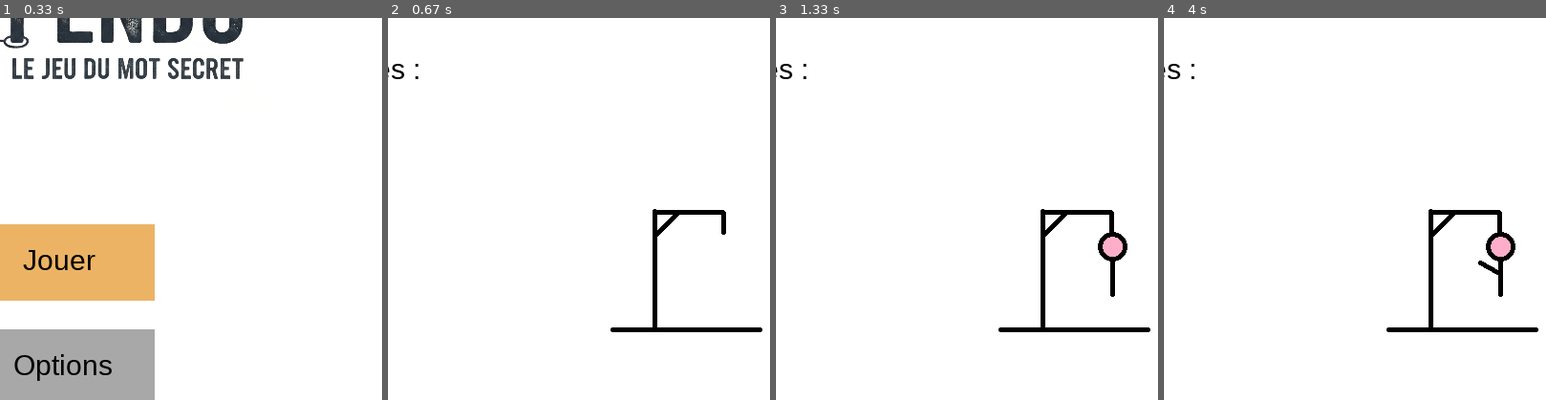
Above: before the commit, frames 1-4 (left to right).
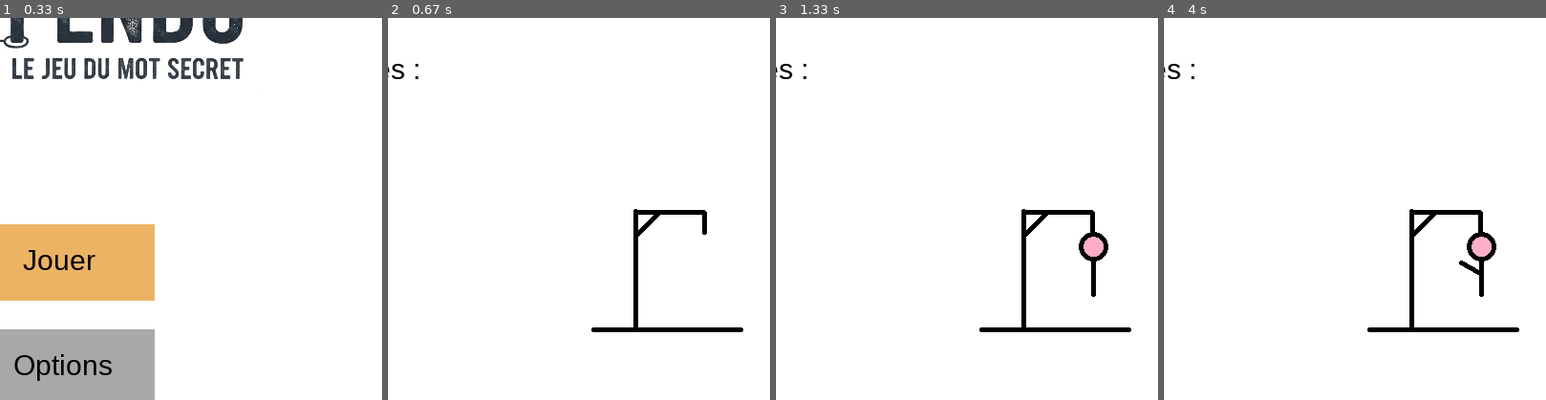
Above: after the commit, the same moments.

Repository: nicolas-riera/pendu
Game: pygame game, started from main.py
Two runs of this game, one before a commit and one after it. Both use one fixed random seed, a clock stepped at 60 frames per second and the inputs below.
Inputs:
- Up to frame 1 (0.33 s): no input
- Up to frame 2 (0.67 s): click "Jouer" at 0.38 s
- Up to frame 3 (1.33 s): type "ann" at 0.67 s; tap Enter at 1 s
- Up to frame 4 (4 s): type "a" at 2.87 s; tap Enter at 3, 3.55 s; type "r" at 3.42 s; type "o" at 3.97 s
The pictures show only the part of the screen within x 42-92%, y 29-79%; the shares and areas given below are measured in that part.

Frame 1 is identical in both runs. In frame 2, 1.3% of the frame differs, in the area x 53-98%, y 50-83%; in frame 3, 2.3%; in frame 4, 2.4%.

Commit message:
fix: slightly moved hangman images

Diff:
--- a/src/game.py
+++ b/src/game.py
@@ -175,7 +175,7 @@
         letters_tried_text = my_fonts[0].render(str_already_tried_letters(letters_tried.upper()), True, (0, 0, 0))
         screen.blit(letters_tried_text, (60, 370))
 
-        hangman_title_rect = HANGMAN_IMG[6-life].get_rect(center=(650, 500))
+        hangman_title_rect = HANGMAN_IMG[6-life].get_rect(center=(630, 500))
         hangman_title_scaled = pygame.transform.scale(HANGMAN_IMG[6-life], (HANGMAN_IMG[6-life].get_size()[0]*1, HANGMAN_IMG[6-life].get_size()[1]*1))
         screen.blit(hangman_title_scaled, hangman_title_rect)
 
